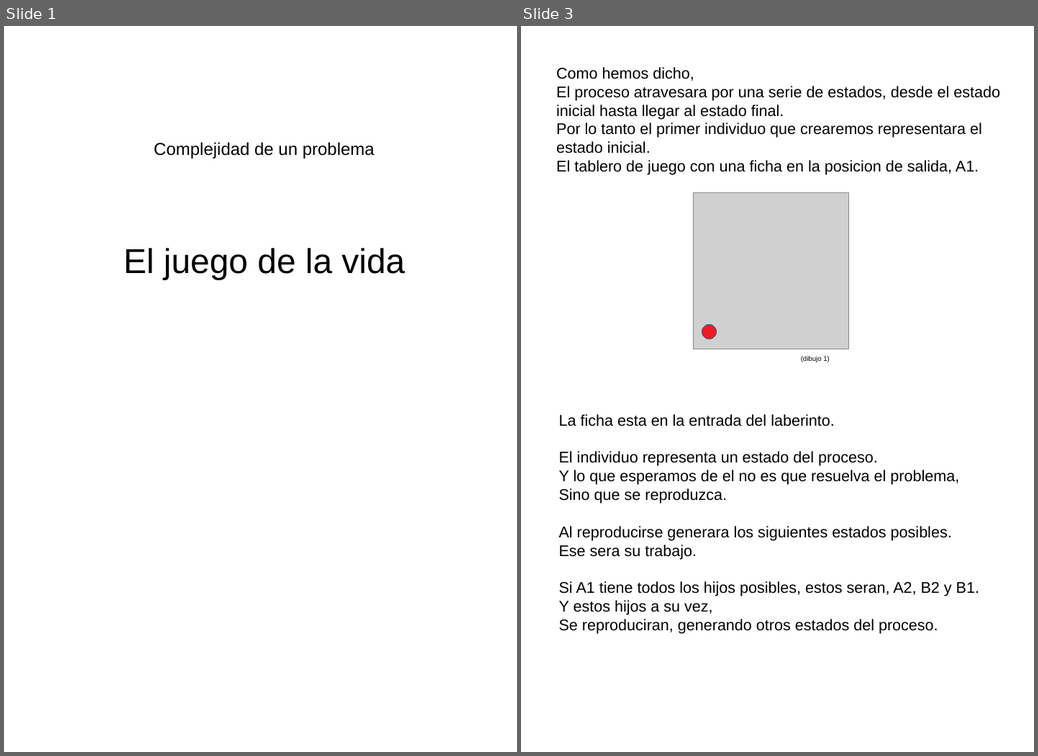
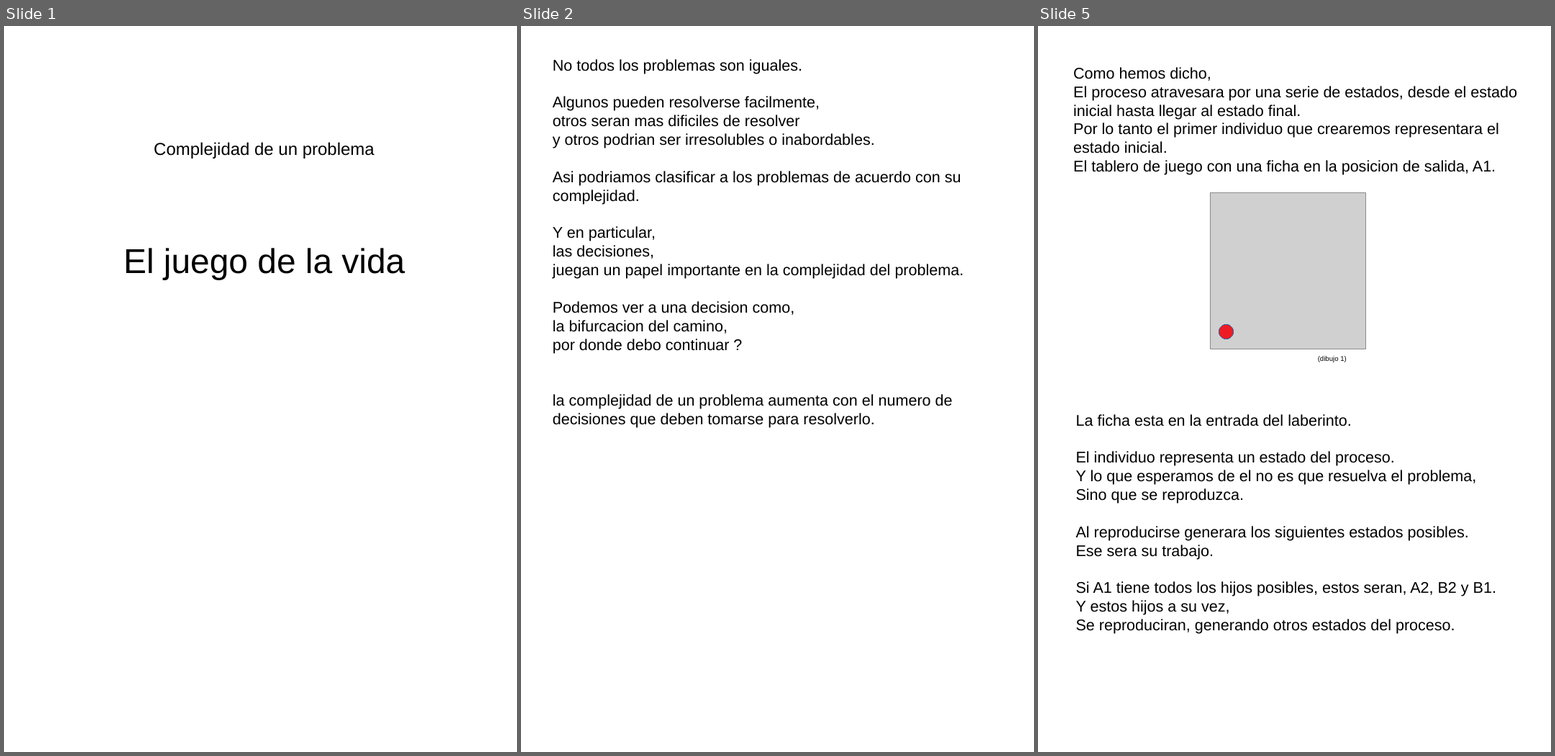
Before and after one commit to fabhrius/La-Cosa, a slide deck: capitulos/Complejidad de un problema/Complejidad de un problema.odp. Shown side by side, each under a label of ours: slides 1 and 3 before the commit, slides 1, 2 and 5 after it; the slides between them are not shown. The pictures are 1038x756 and 1555x756 pixels, drawn with LibreOffice and Linux fonts; fonts in the diff are those of the drawing; grey boxes stand for pictures. Boxes give left, top, right and bottom in pixels: in the first picture for what was removed or moved away, otherwise in the second. Text is boxed around its words. In the diff, an @@ line names an element or a change of style, - is before the commit and + after.

Commit message:
complejidad

```diff
--- a/capitulos/Complejidad de un problema/Complejidad de un problema.odp
+++ b/capitulos/Complejidad de un problema/Complejidad de un problema.odp
@@ slide 2 added at [521,26,1034,752], background #FFFFFF @@
@@ text added at [553,59,965,409], 18 pt, text #000000 @@
+No todos los problemas son iguales.
+Algunos pueden resolverse facilmente,
+otros seran mas dificiles de resolver
+y otros podrian ser irresolubles o inabordables.
+Asi podriamos clasificar a los problemas de acuerdo con su complejidad.
+Y en particular,
+las decisiones,
+juegan un papel importante en la complejidad del problema.
+Podemos ver a una decision como,
+la bifurcacion del camino,
+por donde debo continuar ?
+la complejidad de un problema aumenta con el numero de decisiones que deben tomarse para resolverlo.
@@ what was slide 3 is now slide 5 @@
```
Also in this commit, not shown: 2 other slides added, 1 slide removed, 1 other file.
